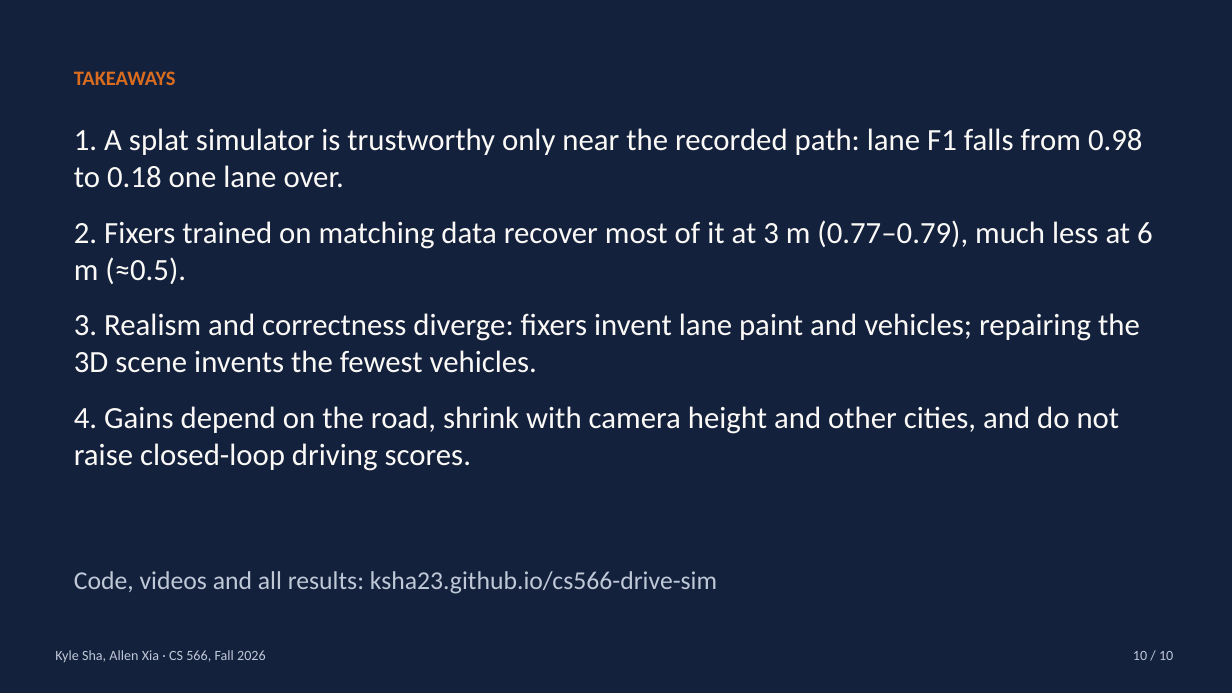
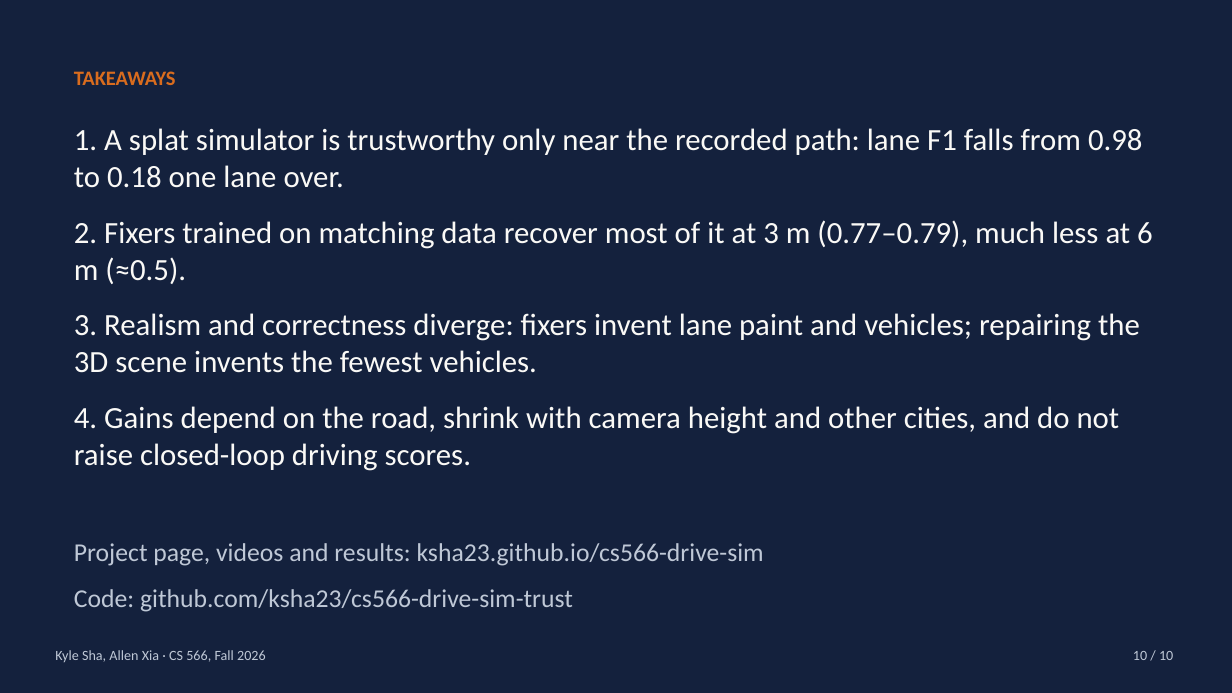
Before and after one commit to ksha23/cs566-drive-sim, a slide deck: slide 10 of docs/cs566_drive_sim_talk.pptx. Drawn at 1232x693 pixels with LibreOffice and Linux fonts; fonts in the diff are those of the drawing. Boxes give left, top, right and bottom in pixels: in the first picture for what was removed or moved away, otherwise in the second. Text is boxed around its words. In the diff, an @@ line names an element or a change of style, - is before the commit and + after.

```diff
--- a/docs/cs566_drive_sim_talk.pptx
+++ b/docs/cs566_drive_sim_talk.pptx
@@ text at <box>74,543,764,612</box>: text changed @@
-Code, videos and all results: ksha23.github.io/cs566-drive-sim
+Project page, videos and results: ksha23.github.io/cs566-drive-sim
+Code: github.com/ksha23/cs566-drive-sim-trust
```
Also in this commit, not shown: 2 other slides changed, 5 other files.
